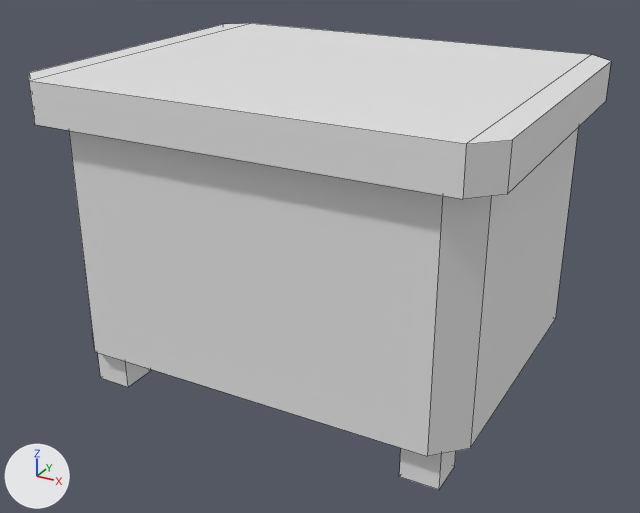
Before and after pictures for a commit that changed the FBX model Assets/ArtRes/Map/Office/scene_coffeeTable.fbx.
The view is the same before and after, from a camera (50 mm lens) standing at (1.001, -1.861, 1.231) and looking at (-0.001, -0.04, 0.321). The axes (+X, +Y, +Z) are drawn at lower left. The lights are the same throughout. Mesh edges are drawn as thin lines. Where no turn or scale is listed for an object, it has been applied to the vertices.

The older version as bpy lines, for what is in view:
```python
me_平面_011 = bpy.data.meshes.new('平面.011')
me_平面_011.from_pydata(...)  # 64 vertices, 45 faces; spans x -0.573..0.573, y -0.452..0.452, z -0.6..0.197
# before: 17 (-0.456, -0.405, 0.097), 18 (0.456, -0.405, 0.097), 26 (-0.456, -0.405, -0.5) at pixel (94, 351), 29 (0.456, -0.405, -0.5) at pixel (427, 456)
ob_coffeetable = bpy.data.objects.new('coffeeTable', me_平面_011)
ob_coffeetable.location = (0.0, 0.0, 0.6)
```
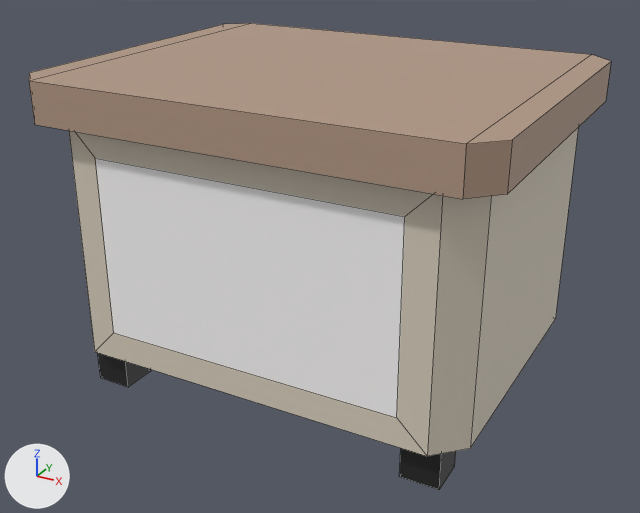
What differs and where, as boxes (x1, y1, x2, y2) in the pictures (640 x 513 px):
part 1 of me_平面_011, built on
    both: (69, 131, 442, 456)
part 2 of me_平面_011, recoloured (white to beige)
    both: (29, 23, 611, 199)
part 3 of me_平面_011, recoloured
    both: (427, 128, 578, 456)
part 4 of me_平面_011, recoloured (grey to black)
    both: (98, 353, 456, 490)

Diff of the bpy script that builds the scene:
```diff
--- a/Assets/ArtRes/Map/Office/scene_coffeeTable.fbx.py
+++ b/Assets/ArtRes/Map/Office/scene_coffeeTable.fbx.py
@@ mat_iron @@
+mat_iron = principled_material('iron')
+mat_iron.base_color = (0.0159, 0.0159, 0.0159)  # black #222222
@@ mat_wood2 @@
+mat_wood2 = principled_material('wood2')
+mat_wood2.base_color = (0.706, 0.637, 0.526)  # light grey #dbd1c0
@@ mat_cloth @@
+mat_cloth = principled_material('cloth')
+mat_cloth.base_color = (1.0, 0.983, 0.983)  # white #fffdfd
@@ mat_wood @@
+mat_wood = principled_material('wood')
+mat_wood.base_color = (0.452, 0.314, 0.232)  # beige #b39884
@@ me_平面_011 @@
 # used by ob_coffeetable; location = (0.0, 0.0, 0.6)
 # verts and faces of me_平面_011; kept vertices keep their numbers, new ones are numbered from 64
-me_平面_011.from_pydata(...)  # 64 vertices, 45 faces; spans x -0.573..0.573, y -0.452..0.452, z -0.6..0.197
+me_平面_011.from_pydata(...)  # 68 vertices, 49 faces; spans x -0.573..0.573, y -0.452..0.452, z -0.6..0.197
+# me_平面_011 part 1
+delete_faces([(17, 26, 29, 18)])
+verts[64] = (-0.383, -0.405, -0.427)  # pixel (113, 332)
+verts[65] = (0.383, -0.405, -0.427)  # pixel (396, 417)
+verts[66] = (-0.383, -0.405, 0.025)  # pixel (95, 158)
+verts[67] = (0.383, -0.405, 0.025)  # pixel (404, 216)
+faces += [(64, 65, 67, 66)]  # mat_cloth (white #fffdfd)
+faces += [(17, 26, 64, 66), (18, 67, 65, 29), (17, 66, 67, 18), (26, 29, 65, 64)]  # mat_wood2 (light grey #dbd1c0)
+# me_平面_011 part 2: 14 faces spanning x -0.573..0.573, y -0.452..0.452, z 0.097..0.197 switch from no material to mat_wood (beige #b39884)
+# me_平面_011 part 3: 7 faces spanning x -0.526..0.526, y -0.405..0.405, z -0.5..0.097 switch from no material to mat_wood2 (light grey #dbd1c0)
+# me_平面_011 part 4: 20 faces spanning x -0.476..0.476, y -0.375..0.375, z -0.6..-0.491 switch from no material to mat_iron (black #222222)
+me_平面_011.materials.append(mat_cloth)  # white #fffdfd
```
